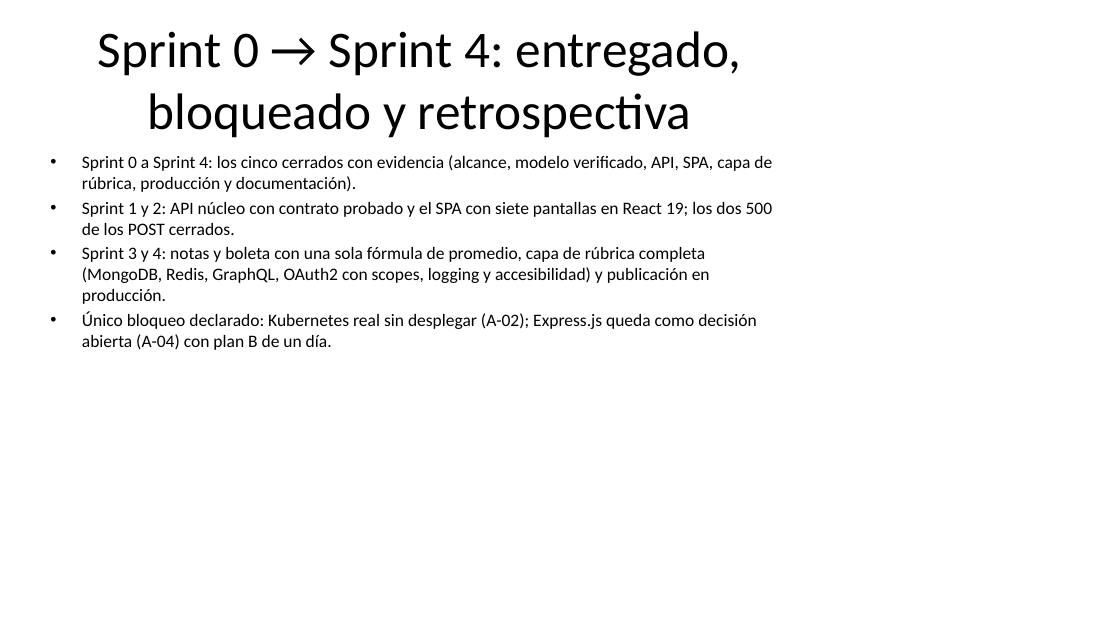
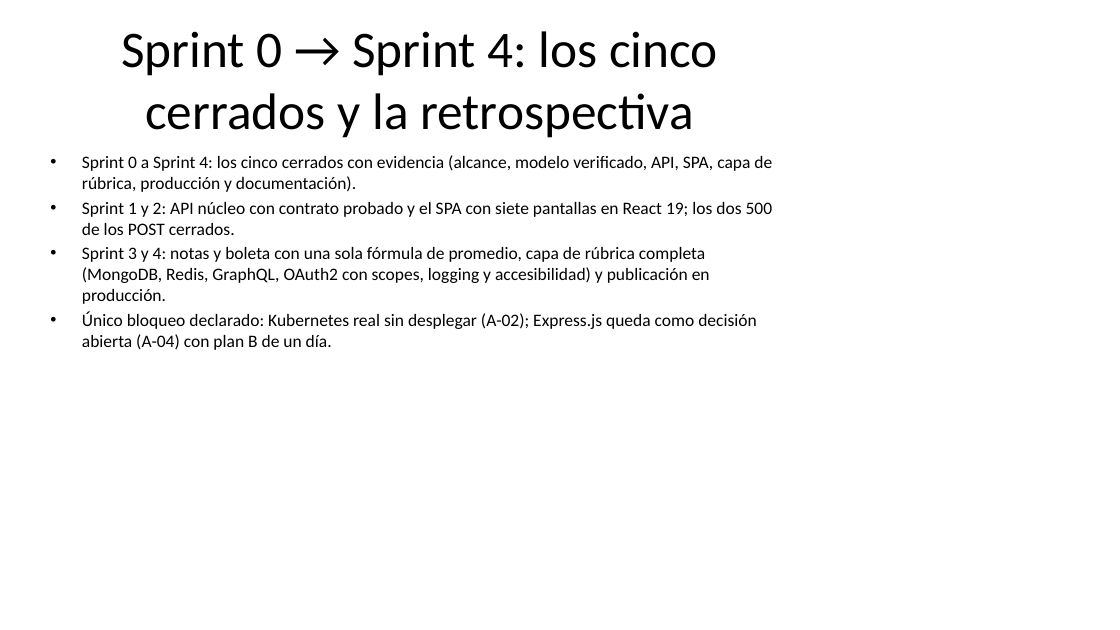
Before and after one commit to rarteagar/gs08-matriculas, a slide deck: slide 13 of docs/informe/exposicion-gs08-2026-10-13.pptx. Drawn at 1120x630 pixels with LibreOffice and Linux fonts; fonts in the diff are those of the drawing. Boxes give left, top, right and bottom in pixels: in the first picture for what was removed or moved away, otherwise in the second. Text is boxed around its words. In the diff, an @@ line names an element or a change of style, - is before the commit and + after.

Commit message:
docs(informe): deck final (13 laminas) con el cierre por sprint y el CD de GitHub Actions
Retoques de la ultima revision: la lamina 13 deja de decir 'entregado,
bloqueado' (los cinco sprints estan cerrados) y la lamina 8 cuenta el CD real
(GitHub Actions pide el despliegue a Coolify y verifica produccion). Se
regeneran el pptx y su PDF.

```diff
--- a/docs/informe/exposicion-gs08-2026-10-13.pptx
+++ b/docs/informe/exposicion-gs08-2026-10-13.pptx
@@ title at (x1=121, y1=31, x2=718, y2=138): text changed @@
-Sprint 0 → Sprint 4: entregado, bloqueado y retrospectiva
+Sprint 0 → Sprint 4: los cinco cerrados y la retrospectiva
```
Also in this commit, not shown: 1 other slide changed, 3 other files.
